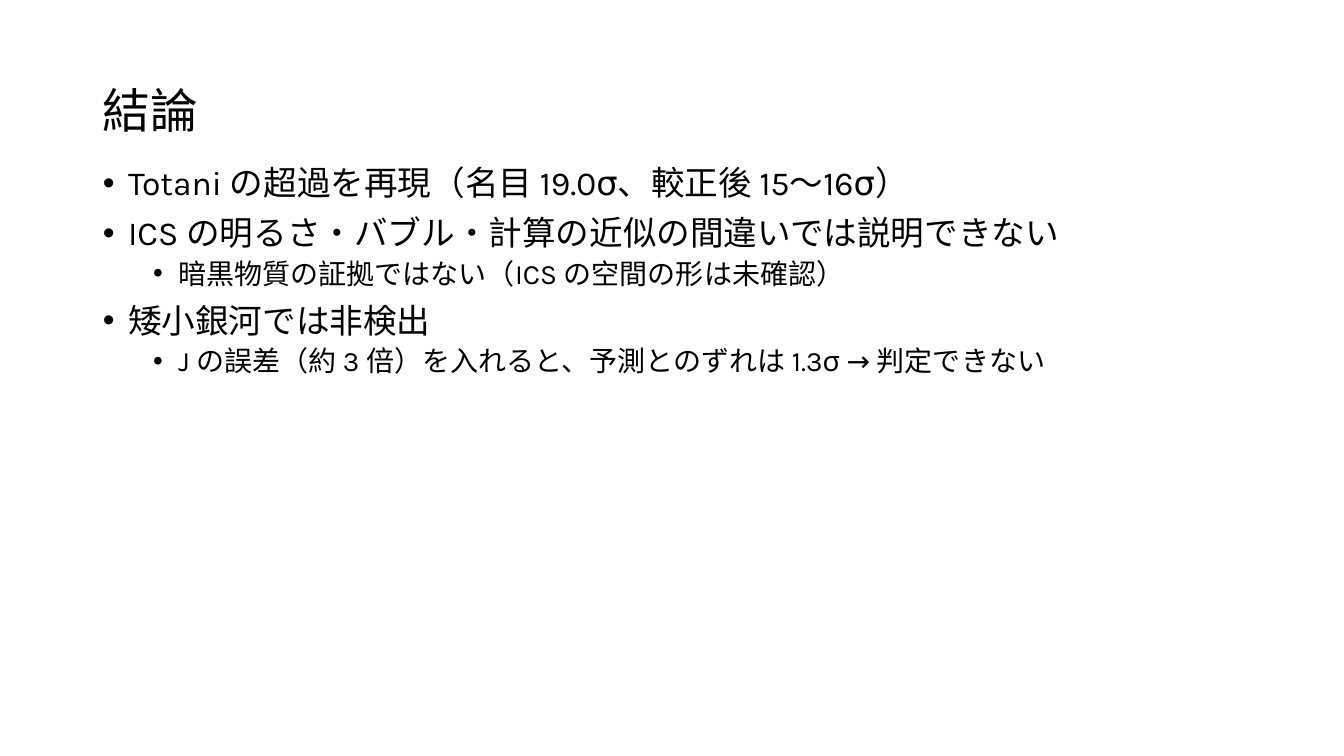
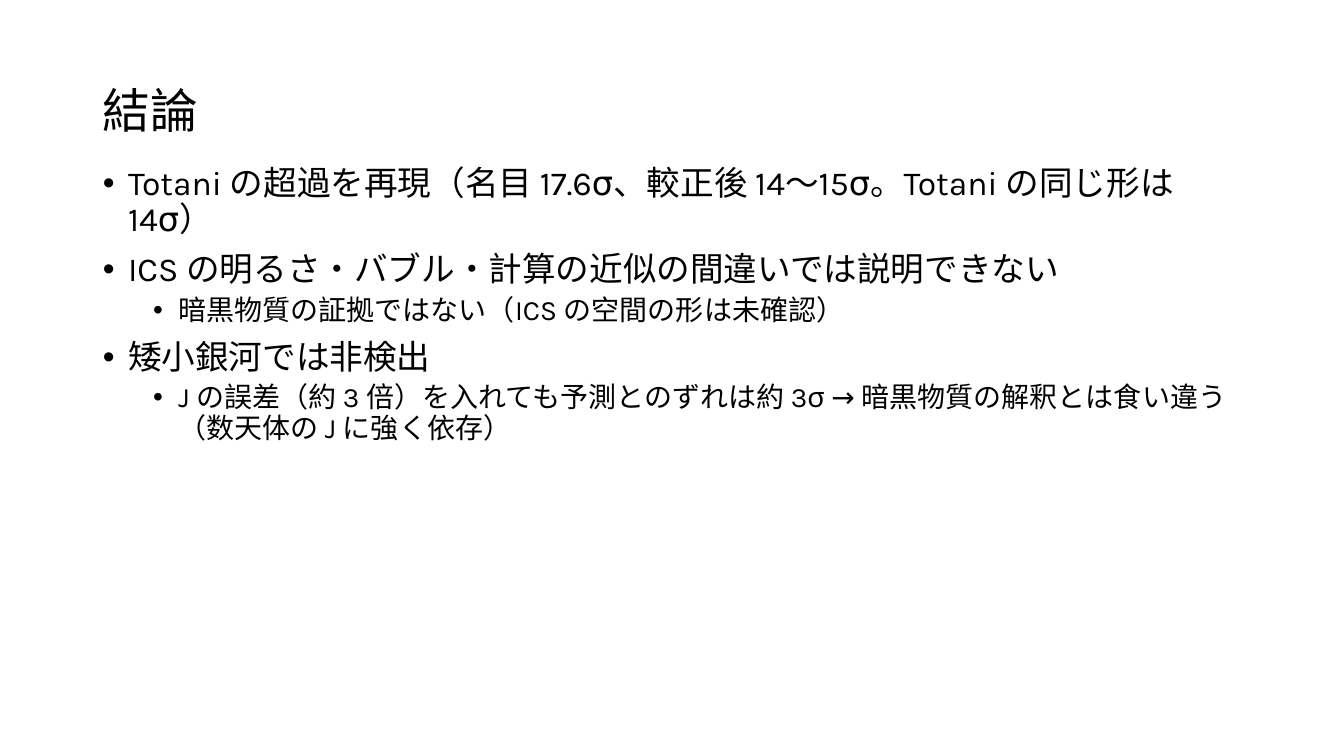
Before and after one commit to Mikann20041029/darkmatter-slides, a slide deck: slide 48 of slides/2026-10-03_研究進捗報告_claude_夕方版.pptx (slide 47 before the commit). Drawn at 1344x756 pixels with LibreOffice and Linux fonts; fonts in the diff are those of the drawing. Boxes give left, top, right and bottom in pixels: in the first picture for what was removed or moved away, otherwise in the second. Text is boxed around its words. In the diff, an @@ line names an element or a change of style, - is before the commit and + after.

```diff
--- a/slides/2026-10-03_研究進捗報告_claude_夕方版.pptx
+++ b/slides/2026-10-03_研究進捗報告_claude_夕方版.pptx
@@ text at [128, 166, 1174, 234]: text changed @@
-• Totani の超過を再現（名目 19.0σ、較正後 15〜16σ）
+• Totani の超過を再現（名目 17.6σ、較正後 14〜15σ。Totani の同じ形は 14σ）
@@ text at [178, 383, 1226, 441]: text changed @@
-  • J の誤差（約 3 倍）を入れると、予測とのずれは 1.3σ → 判定できない
+  • J の誤差（約 3 倍）を入れても予測とのずれは約 3σ → 暗黒物質の解釈とは食い違う（数天体の J に強く依存）
```
Also in this commit, not shown: 14 other slides changed, 1 slide added.
